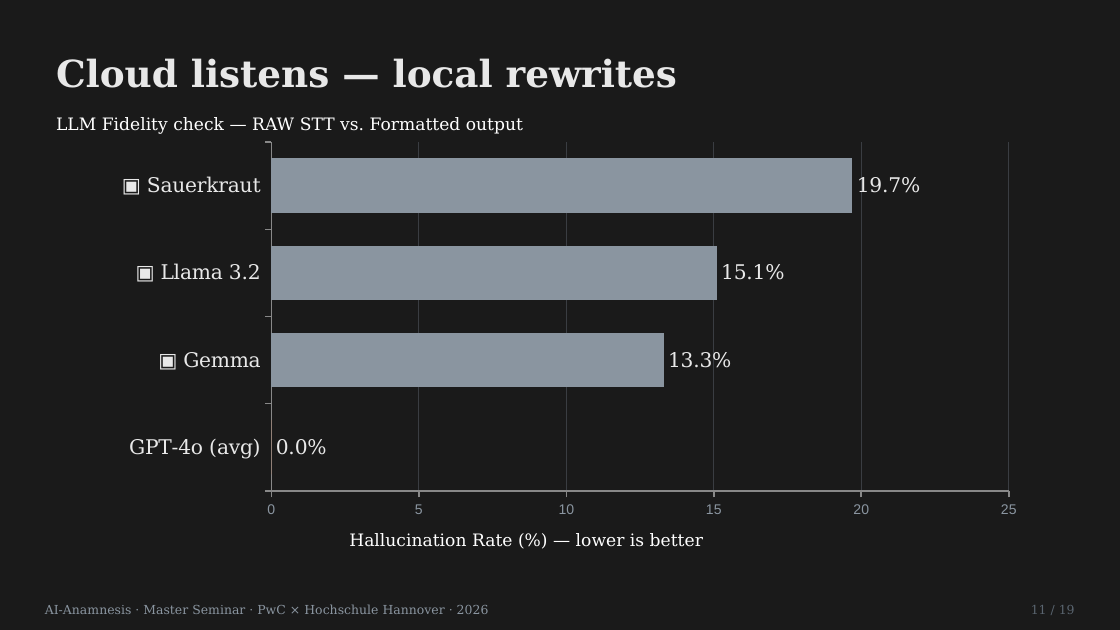
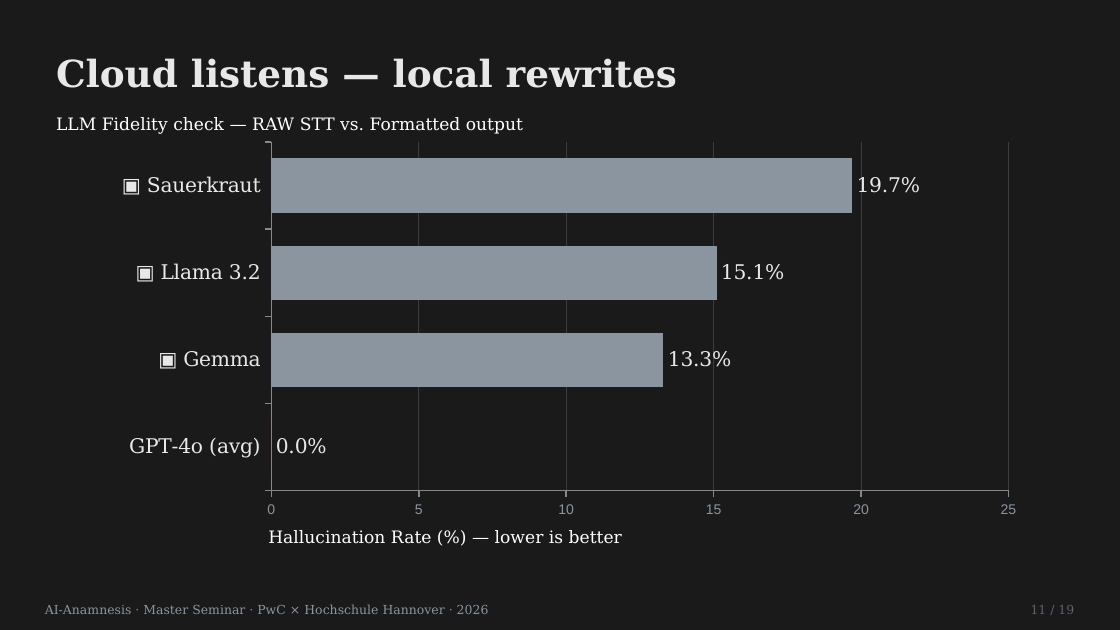
Before and after one commit to LeonardNid/Seminar_Anamnese, a slide deck: slide 13 of Präsi/AI_Anamnesis.pptx. Drawn at 1120x630 pixels with LibreOffice and Linux fonts; fonts in the diff are those of the drawing; background and template pictures are left out. Boxes give left, top, right and bottom in pixels: in the first picture for what was removed or moved away, otherwise in the second. Text is boxed around its words. In the diff, an @@ line names an element or a change of style, - is before the commit and + after.

```diff
--- a/Präsi/AI_Anamnesis.pptx
+++ b/Präsi/AI_Anamnesis.pptx
@@ text "Hallucination Rate (%) — lower ...": place and size @@
-text "Hallucination Rate (%) — lower ..." at [349, 533, 703, 547]
+text "Hallucination Rate (%) — lower ..." at [268, 530, 622, 544]
```
Also in this commit, not shown: 8 other slides changed, 5 other files.
